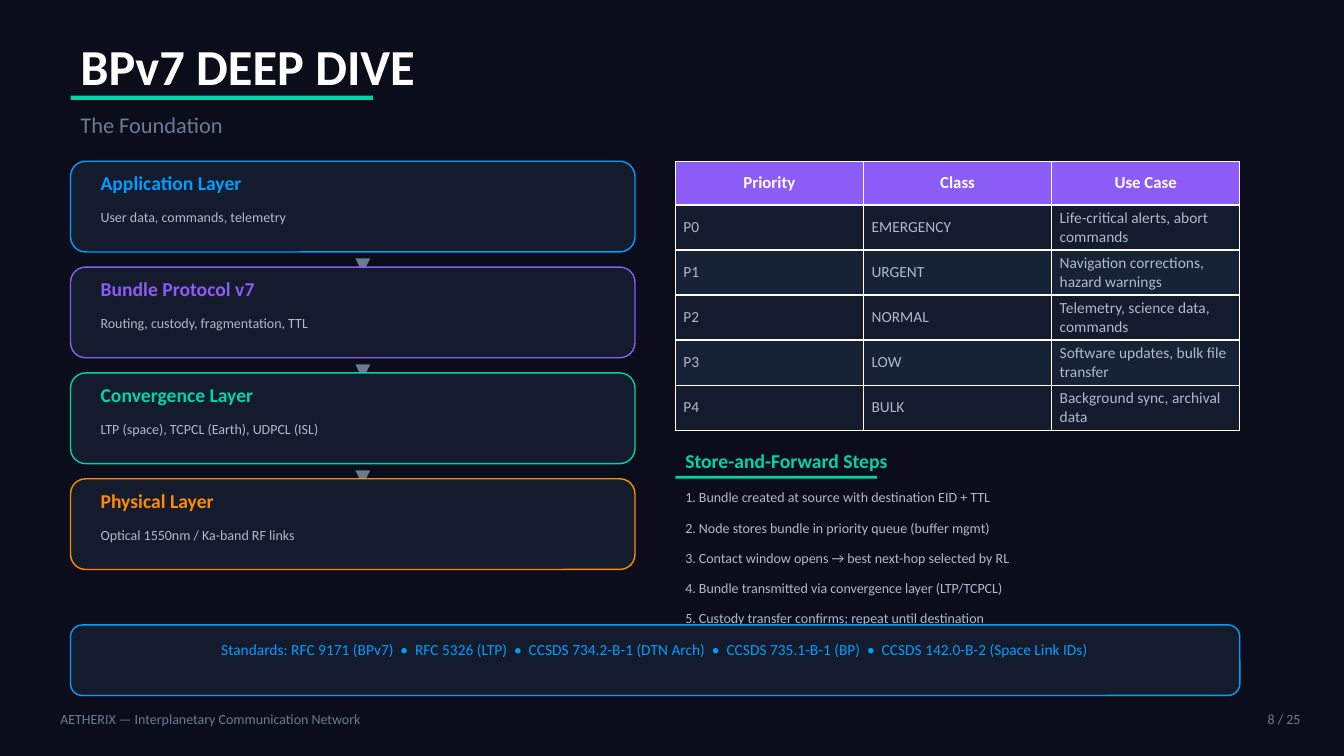
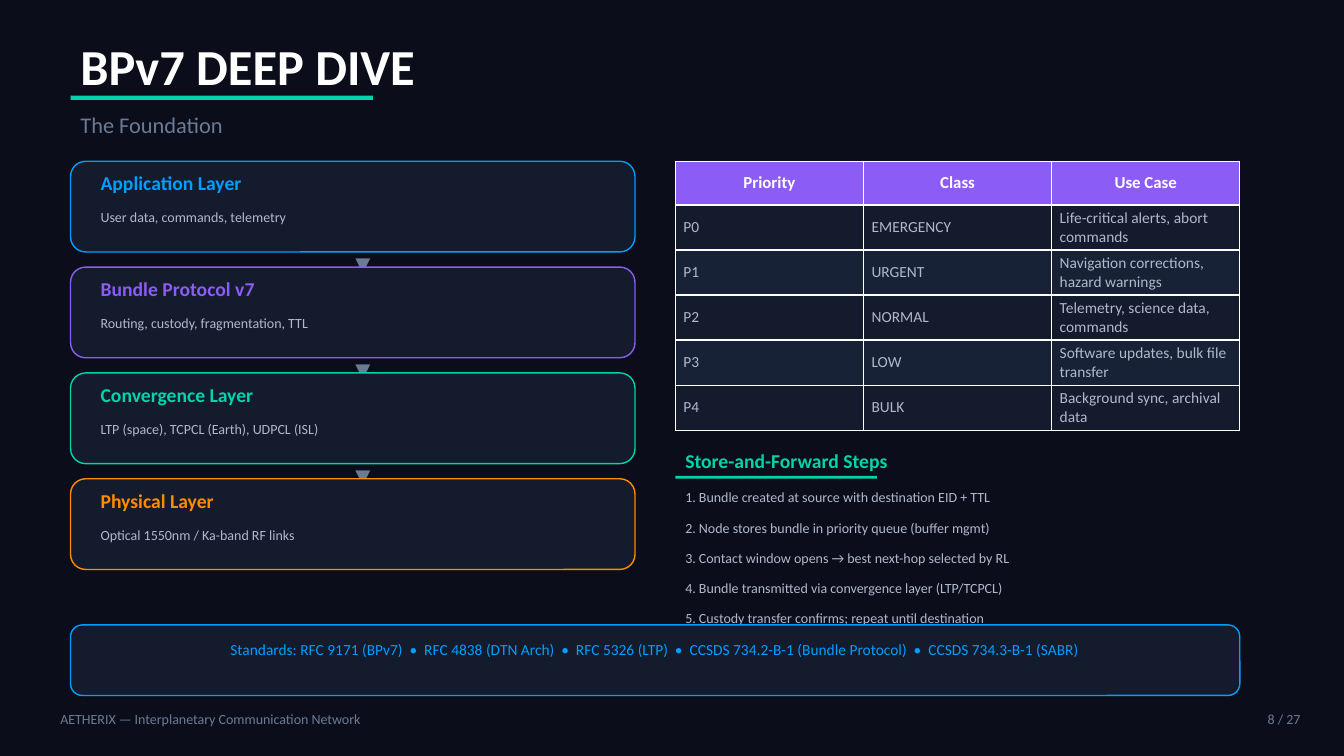
Before and after one commit to matx104/AETHERIX, a slide deck: slide 8 of presentation/output/AETHERIX_Presentation.pptx. Drawn at 1344x756 pixels with LibreOffice and Linux fonts; fonts in the diff are those of the drawing. Boxes give left, top, right and bottom in pixels: in the first picture for what was removed or moved away, otherwise in the second. Text is boxed around its words. In the diff, an @@ line names an element or a change of style, - is before the commit and + after.

```diff
--- a/presentation/output/AETHERIX_Presentation.pptx
+++ b/presentation/output/AETHERIX_Presentation.pptx
@@ text at (x1=230, y1=644, x2=1078, y2=657): text changed @@
-Standards: RFC 9171 (BPv7) • RFC 5326 (LTP) • CCSDS 734.2-B-1 (DTN Arch) • CCSDS 735.1-B-1 (BP) • CCSDS 142.0-B-2 (Space Link IDs)
+Standards: RFC 9171 (BPv7) • RFC 4838 (DTN Arch) • RFC 5326 (LTP) • CCSDS 734.2-B-1 (Bundle Protocol) • CCSDS 734.3-B-1 (SABR)
@@ text at (x1=1268, y1=714, x2=1300, y2=724): text changed @@
-8 / 25
+8 / 27
```
Also in this commit, not shown: 22 other slides changed, 2 slides added, 5 other files.
